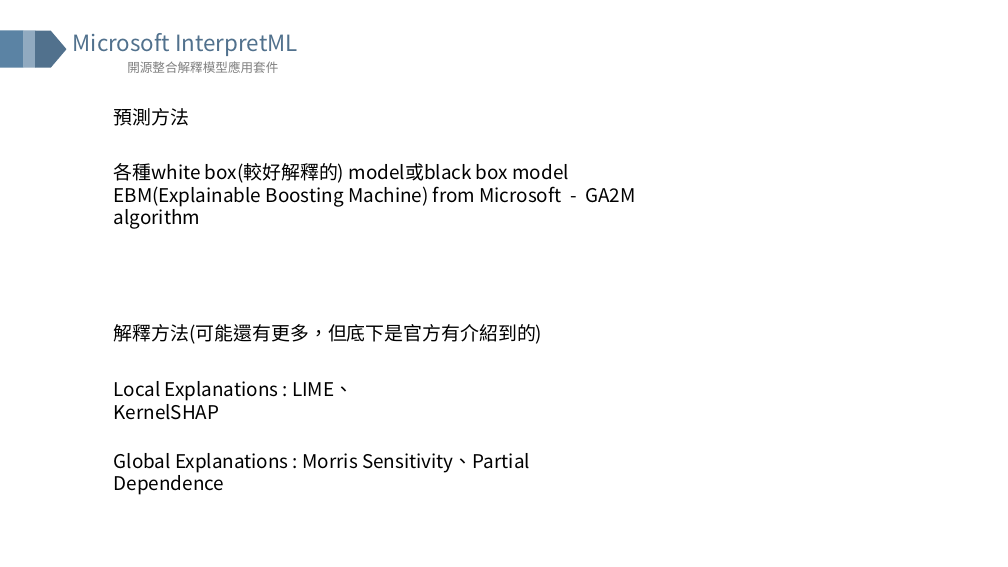
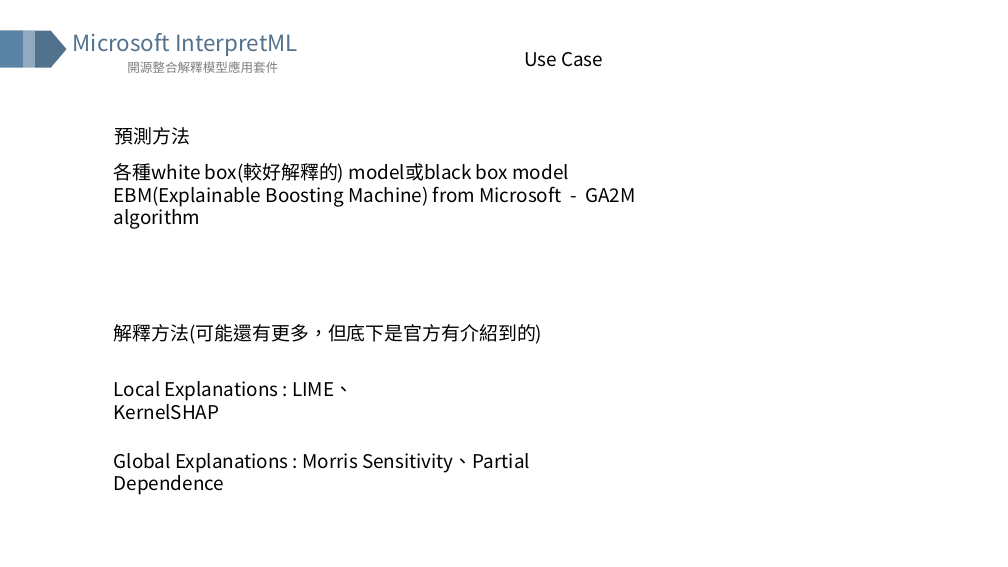
Before and after one commit to GISH123/Cathay-Holdings-CIP-Projects-for-Interpretable-Machine-Learning, a slide deck: slide 29 of IML(version 1,detailed).pptx (slide 26 before the commit). Drawn at 1008x567 pixels with LibreOffice and Linux fonts; fonts in the diff are those of the drawing. Boxes give left, top, right and bottom in pixels: in the first picture for what was removed or moved away, otherwise in the second. Text is boxed around its words. In the diff, an @@ line names an element or a change of style, - is before the commit and + after.

```diff
--- a/IML(version 1,detailed).pptx
+++ b/IML(version 1,detailed).pptx
@@ text added at bbox=[524, 52, 603, 67], 18 pt, text #000000 @@
+Use Case
@@ text "預測方法": place and size @@
-text "預測方法" at bbox=[114, 108, 190, 126]
+text "預測方法" at bbox=[115, 127, 191, 145]
```
Also in this commit, not shown: 4 other slides changed, 7 slides added, 5 slides removed.
